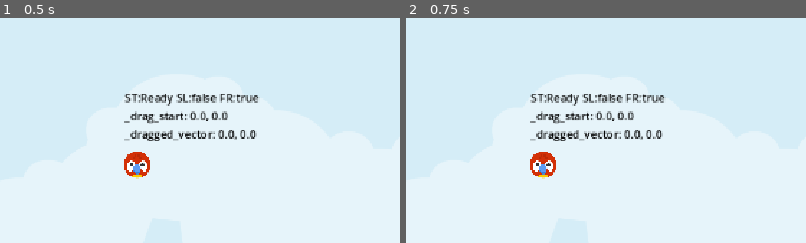
Above: before the commit, frames 1-2 (left to right).
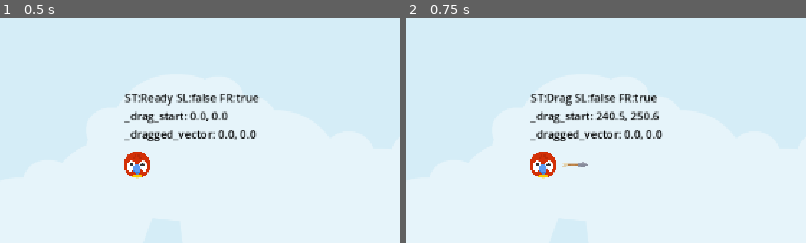
Above: after the commit, the same moments.

Repository: LHO-Developments/Godot-Projects
Game: Godot game, scene res://Scene/LevelBase.tscn
The game is run twice, just before and just after one commit, with the same random seed, the same clock (stepped at 60 frames per second) and the same inputs.
Inputs (mouse positions are % of the whole screen's width and height, from its top left):
- Up to frame 1 (0.5 s): no input
- Up to frame 2 (0.75 s): tap Enter at 0.5 s; drag from (21, 39) to (60, 28) at 0.52 s
The pictures show only the part of the screen within x 4-54%, y 6-56%; the shares and areas given below are measured in that part.

Frame 1 is identical in both runs. In frame 2, 1.4% of the frame differs, in the area x 35-65%, y 33-67%.

Commit message:
Add dragging event check

Diff:
--- a/Angry Animal/angry-animal/Scene/Animal.gd
+++ b/Angry Animal/angry-animal/Scene/Animal.gd
@@ -15,8 +15,6 @@
 var _dragged_vector: Vector2 = Vector2.ZERO;
 var _arrow_scale: float = 0.0;
 
-
-
 # Called when the node enters the scene tree for the first time.
 func _ready() -> void:
 	setup();
@@ -28,9 +26,10 @@
 
 
 # Called every frame. 'delta' is the elapsed time since the previous frame.
-func _physics_process(delta: float) -> void:
+func _physics_process(_delta: float) -> void:
 	update_debug_label();
 
+#region misc
 func update_debug_label() -> void:
 	var ds: String = "ST:%s SL:%s FR:%s\n" % [
 		AnimalState.keys()[_state], sleeping, freeze
@@ -38,9 +37,31 @@
 	ds += "_drag_start: %.1f, %.1f\n" % [_drag_start.x, _drag_start.y];
 	ds += "_dragged_vector: %.1f, %.1f" % [_dragged_vector.x, _dragged_vector.y];
 	debug_label.text = ds;
+#endregion
 
-func _on_input_event(viewport: Node, event: InputEvent, shape_idx: int) -> void:
-	pass # Replace with function body.
+#region drag
+func start_dragging() -> void:
+	arrow.show();
+	_drag_start = get_global_mouse_position();
+#endregion
+
+#region state
+
+func change_state(new_state: AnimalState) -> void:
+	if _state == new_state:
+		return;
+
+	_state = new_state;
+
+	match  _state:
+		AnimalState.Drag:
+			start_dragging();
+
+#endregion
+
+func _on_input_event(_viewport: Node, event: InputEvent, _shape_idx: int) -> void:
+	if event.is_action_pressed("drag") and _state == AnimalState.Ready:
+		change_state(AnimalState.Drag);
 
 
 func _on_visible_on_screen_notifier_2d_screen_exited() -> void:
--- a/Angry Animal/angry-animal/project.godot
+++ b/Angry Animal/angry-animal/project.godot
@@ -23,6 +23,14 @@
 
 naming/script_name_casing=1
 
+[input]
+
+drag={
+"deadzone": 0.2,
+"events": [Object(InputEventMouseButton,"resource_local_to_scene":false,"resource_name":"","device":-1,"window_id":0,"alt_pressed":false,"shift_pressed":false,"ctrl_pressed":false,"meta_pressed":false,"button_mask":1,"position":Vector2(310, 27),"global_position":Vector2(319, 75),"factor":1.0,"button_index":1,"canceled":false,"pressed":true,"double_click":true,"script":null)
+]
+}
+
 [rendering]
 
 renderer/rendering_method="mobile"
